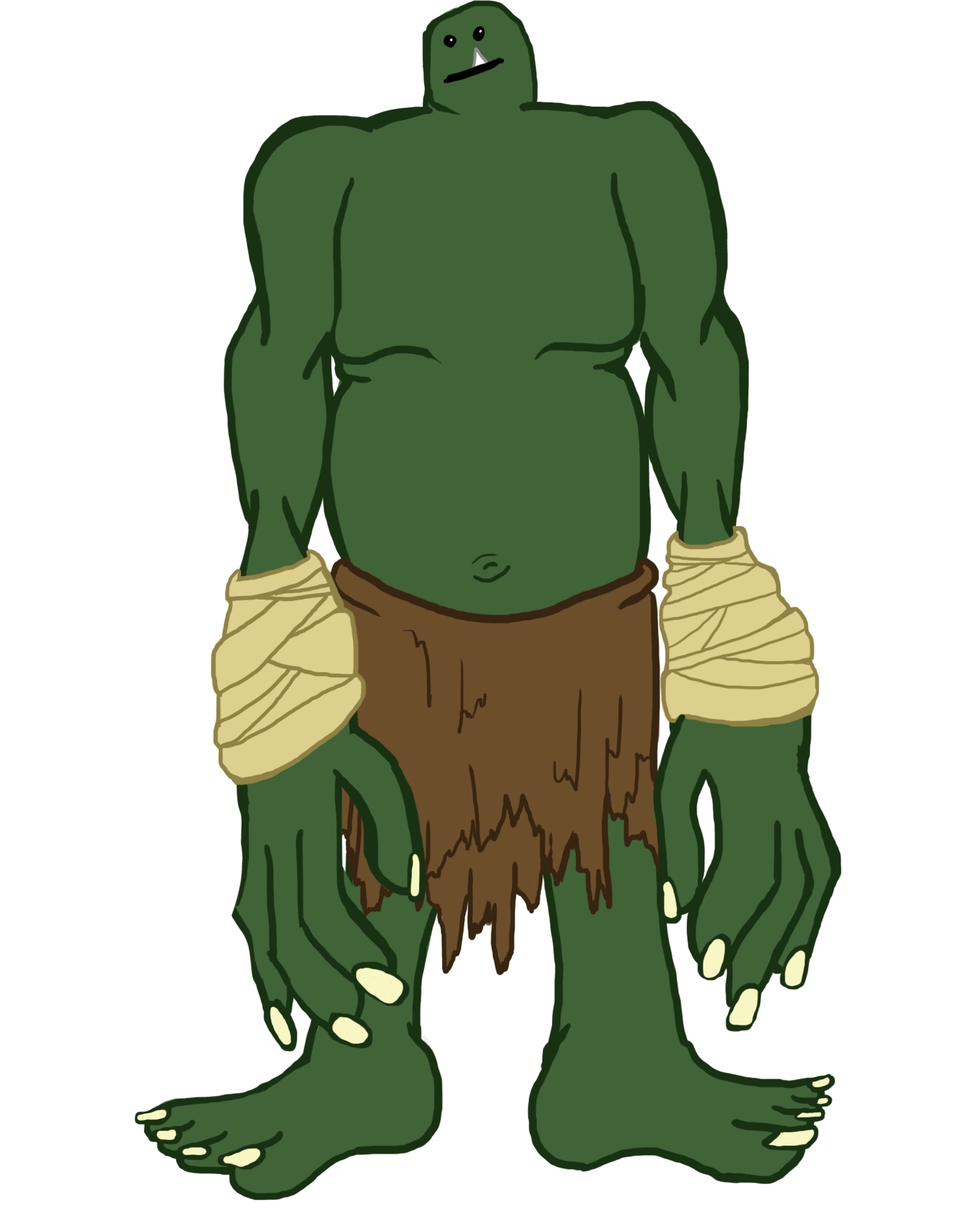
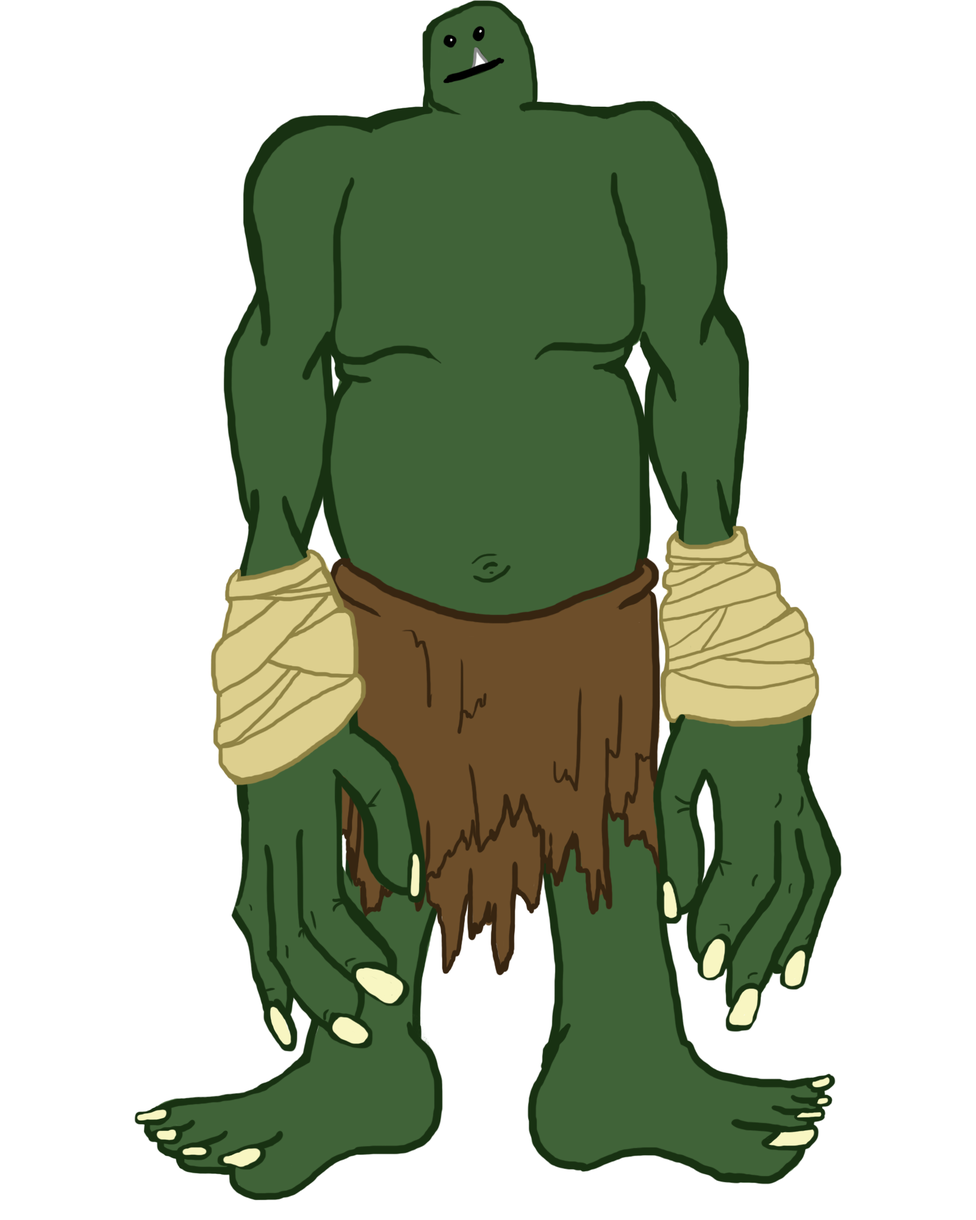
Comparing the layer stacks of the two 976x1220 images. Changes:
painted on "r_hand" over left=674, top=792, right=819, bottom=980
painted on "l_hand" over left=248, top=787, right=382, bottom=1021
painted on "body" over left=488, top=571, right=495, bottom=575
hid "Background" over left=248, top=571, right=819, bottom=1021
